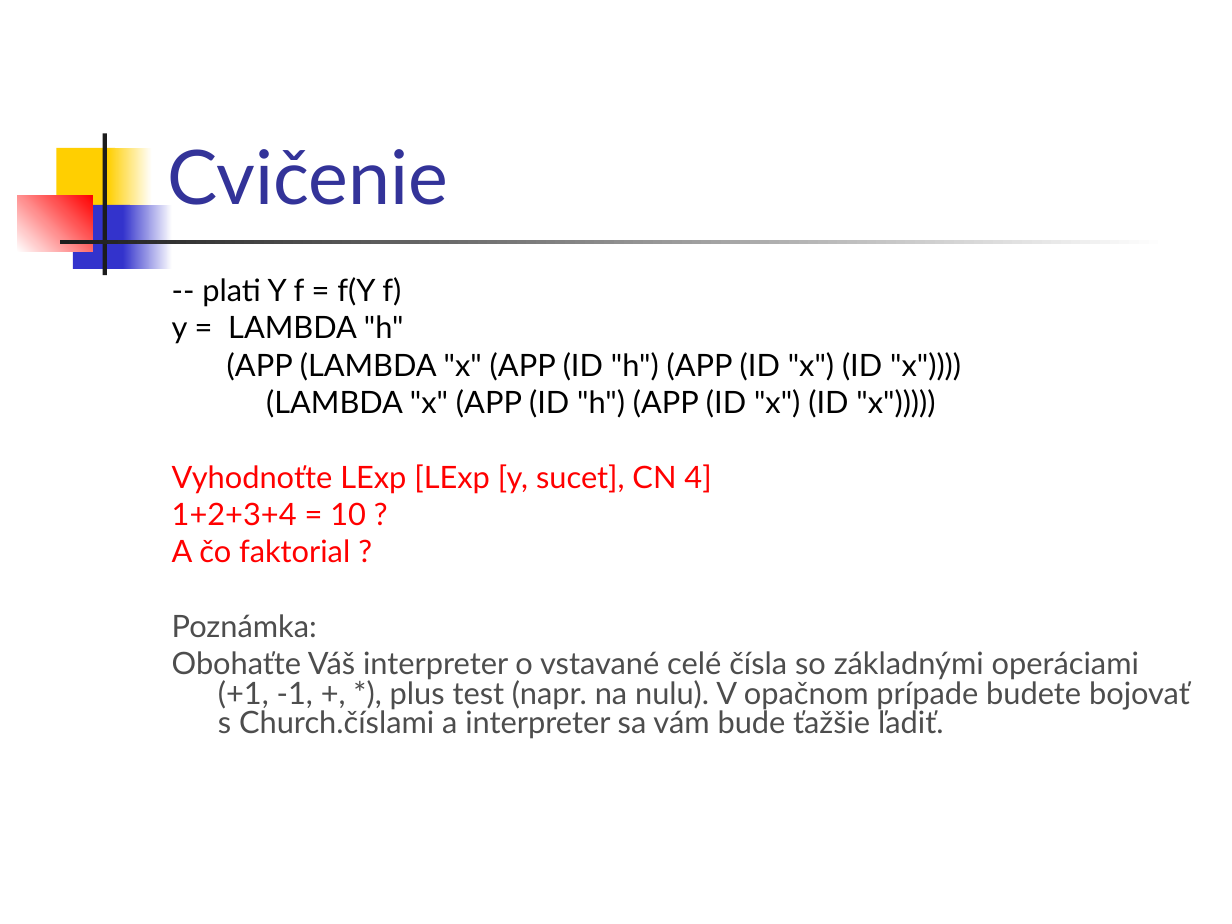
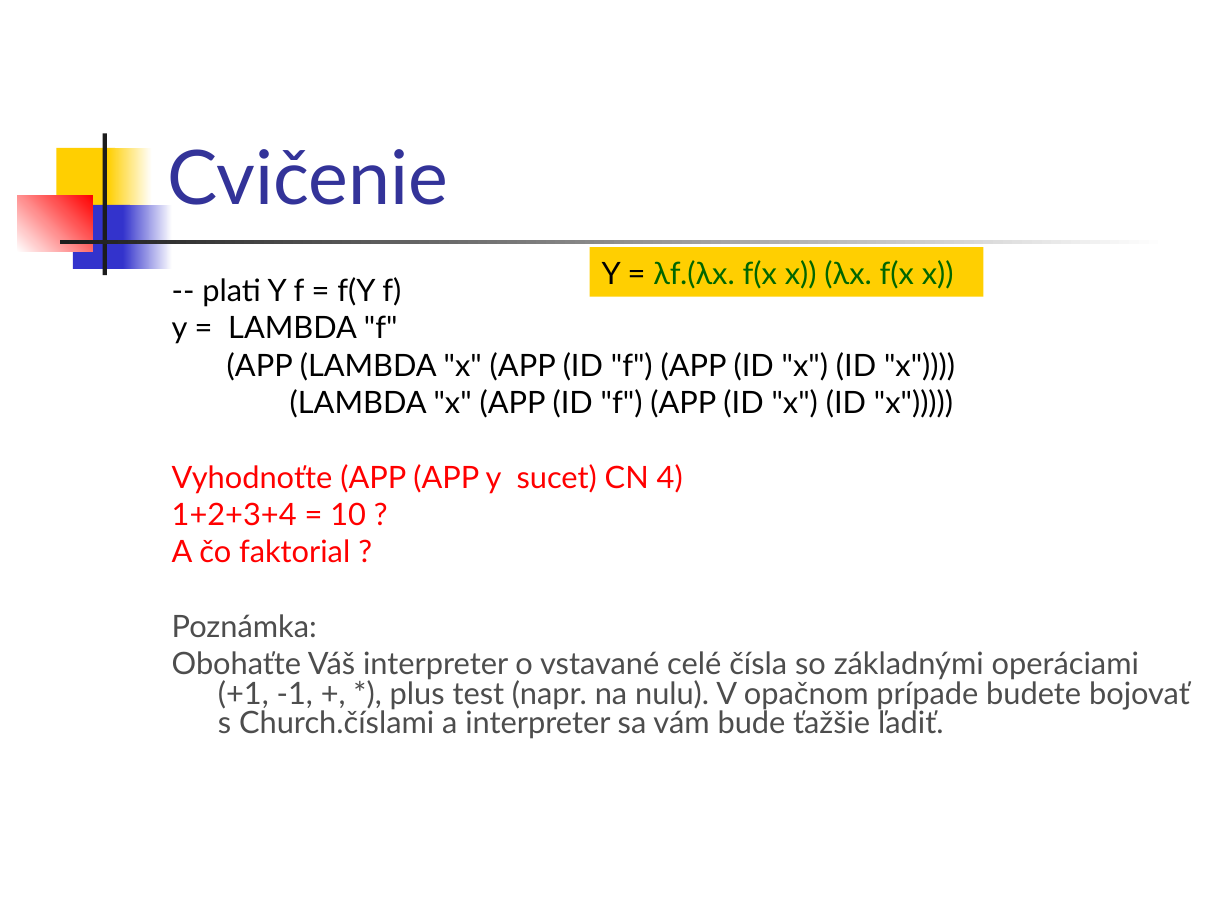
Before and after one commit to Funkcionalne/Prednasky, a slide deck: slide 33 of 06/06_fpro.ppt (slide 32 before the commit). Drawn at 1232x924 pixels with LibreOffice and Linux fonts; fonts in the diff are those of the drawing. Boxes give left, top, right and bottom in pixels: in the first picture for what was removed or moved away, otherwise in the second. Text is boxed around its words. In the diff, an @@ line names an element or a change of style, - is before the commit and + after.

```diff
--- a/06/06_fpro.ppt
+++ b/06/06_fpro.ppt
@@ rectangle added at (590, 248, 984, 297), fill #FFCF01, 18 pt, text #006600 @@
+Y = λf.(λx. f(x x)) (λx. f(x x))
@@ text at (172, 315, 955, 494): text changed @@
-y = LAMBDA "h"
-(APP (LAMBDA "x" (APP (ID "h") (APP (ID "x") (ID "x"))))
-(LAMBDA "x" (APP (ID "h") (APP (ID "x") (ID "x")))))
-Vyhodnoťte LExp [LExp [y, sucet], CN 4]
+y = LAMBDA "f"
+(APP (LAMBDA "x" (APP (ID "f") (APP (ID "x") (ID "x"))))
+(LAMBDA "x" (APP (ID "f") (APP (ID "x") (ID "x")))))
+Vyhodnoťte (APP (APP y sucet) CN 4)
```
Also in this commit, not shown: 16 other slides changed, 7 slides added, 3 other files.
